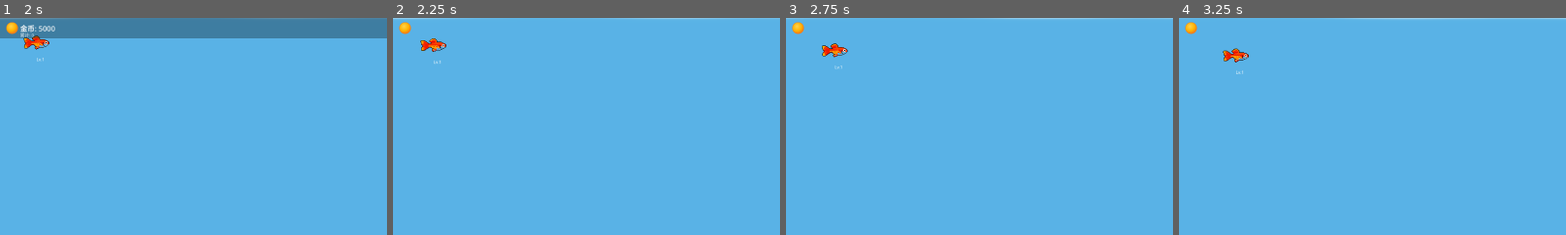
Above: before the commit, frames 1-4 (left to right).
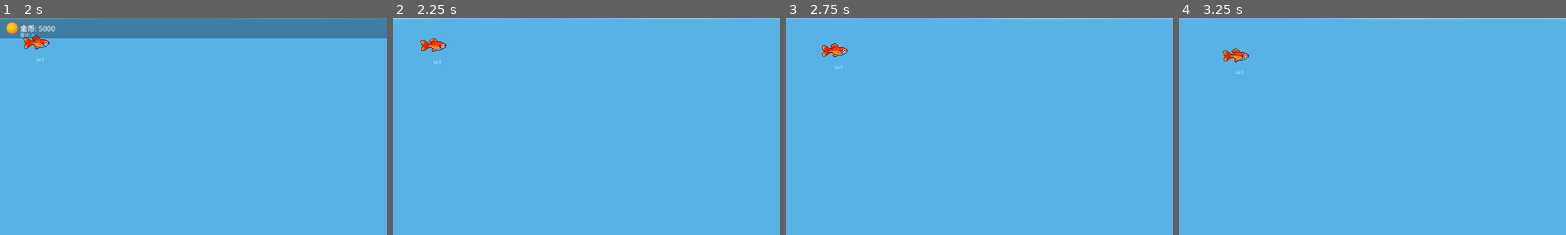
Above: after the commit, the same moments.

Repository: ZhanXuzhao/Deskquarium
Game: Godot game, scene res://main.tscn
Two runs of this game, one before a commit and one after it. Both use one fixed random seed, a clock stepped at 60 frames per second and the inputs below.
Inputs (mouse positions are % of the whole screen's width and height, from its top left):
- Up to frame 1 (2 s): click "菜单" at 0.5 s; click "商店" at 1.25 s
- Up to frame 2 (2.25 s): click "壁纸" at 2 s
- Up to frame 3 (2.75 s): no input
- Up to frame 4 (3.25 s): tap Enter at 2.75 s; drag from (6, 7) to (60, 28) at 2.77 s
The pictures show only the part of the screen within x 0-50%, y 0-50%; the shares and areas given below are measured in that part.

Frame 1 is identical in both runs. In frame 2, 0.1% of the frame differs, in the area x 1-5%, y 1-8%; in frame 3, 0.1%; in frame 4, 0.1%.

Commit message:
refactor: 添加 UIContainer 父容器，简化 tiny 模式 UI 隐藏逻辑

Diff:
--- a/scripts/main.gd
+++ b/scripts/main.gd
@@ -10,6 +10,8 @@
 
 var _bg_layer: CanvasLayer = null
 var _bg_rect: ColorRect = null
+
+var _ui_container: Node2D
 
 var shop_panel_open: bool = false
 var _selected_fish: Fish = null
@@ -379,14 +381,19 @@
 	ui.name = "UI"
 	add_child(ui)
 
+	var container := Node2D.new()
+	container.name = "UIContainer"
+	ui.add_child(container)
+	_ui_container = container
+
 	var view_size := get_viewport_rect().size
 
-	_build_hud(ui, view_size)
-	_build_shop_panel(ui, view_size)
-	_build_side_menu(ui, view_size)
-	_build_fish_info_panel(ui, view_size)
-	_build_game_menu(ui, view_size)
-	_build_timescale_label(ui, view_size)
+	_build_hud(container, view_size)
+	_build_shop_panel(container, view_size)
+	_build_side_menu(container, view_size)
+	_build_fish_info_panel(container, view_size)
+	_build_game_menu(container, view_size)
+	_build_timescale_label(container, view_size)
 
 
 func _update_fish_count_display(_fish: Node2D = null, _price: int = 0) -> void:
@@ -395,23 +402,22 @@
 
 
 func _update_ui_positions() -> void:
-	var ui := get_node_or_null("UI") as CanvasLayer
-	if ui == null:
+	if not is_instance_valid(_ui_container):
 		return
 
 	var view_size := get_viewport_rect().size
 
 	# HUD
-	var hud_bg := ui.get_node_or_null("HUDBg") as ColorRect
+	var hud_bg := _ui_container.get_node_or_null("HUDBg") as ColorRect
 	if hud_bg:
 		hud_bg.size = Vector2(view_size.x, 50)
 
-	var fish_count_label := ui.get_node_or_null("FishCountLabel") as Label
+	var fish_count_label := _ui_container.get_node_or_null("FishCountLabel") as Label
 	if fish_count_label:
 		fish_count_label.position = Vector2(view_size.x - 150, 15)
 
 	# Side menu
-	for child in ui.get_children():
+	for child in _ui_container.get_children():
 		if child is Button and child.name.begins_with("Btn_"):
 			var action := child.name.trim_prefix("Btn_")
 			var buttons := [
@@ -435,19 +441,19 @@
 					break
 
 	# Shop panel
-	var shop_bg := ui.get_node_or_null("ShopBg") as ColorRect
+	var shop_bg := _ui_container.get_node_or_null("ShopBg") as ColorRect
 	if shop_bg:
 		shop_bg.size = view_size
 		shop_bg.position = Vector2.ZERO
 
-	var shop_panel := ui.get_node_or_null("ShopPanel") as Panel
+	var shop_panel := _ui_container.get_node_or_null("ShopPanel") as Panel
 	if shop_panel:
 		shop_panel.position = Vector2(view_size.x / 2 - 250, view_size.y / 2 - 210)
 
 	_update_fish_info_panel_position()
 
 	# Menu button
-	var menu_btn := ui.get_node_or_null("MenuBtn") as Button
+	var menu_btn := _ui_container.get_node_or_null("MenuBtn") as Button
 	if menu_btn:
 		menu_btn.position = Vector2(view_size.x - 60, 12)
 
@@ -463,19 +469,19 @@
 		_timescale_label.position = Vector2(view_size.x - 280, 15)
 
 
-func _build_hud(ui: CanvasLayer, view_size: Vector2) -> void:
+func _build_hud(parent: Node, view_size: Vector2) -> void:
 	var bg := ColorRect.new()
 	bg.name = "HUDBg"
 	bg.color = Color(0, 0, 0, 0.3)
 	bg.size = Vector2(view_size.x, 50)
 	bg.position = Vector2.ZERO
-	ui.add_child(bg)
+	parent.add_child(bg)
 
 	var coin_icon := Sprite2D.new()
 	coin_icon.texture = load("res://assets/ui/ui_coin.svg")
 	coin_icon.scale = Vector2(0.5, 0.5)
 	coin_icon.position = Vector2(30, 25)
-	ui.add_child(coin_icon)
+	parent.add_child(coin_icon)
 
 	_coin_label = Label.new()
 	_coin_label.name = "CoinLabel"
@@ -483,7 +489,7 @@
 	_coin_label.position = Vector2(50, 12)
 	_coin_label.add_theme_font_size_override("font_size", 18)
 	_coin_label.modulate = Color(1, 1, 1, 0.9)
-	ui.add_child(_coin_label)
+	parent.add_child(_coin_label)
 	Global.coins_changed.connect(func(amount: int):
 		if is_instance_valid(_coin_label):
 			_coin_label.text = "金币: %d" % amount
@@ -495,7 +501,7 @@
 	_earned_label.position = Vector2(50, 34)
 	_earned_label.add_theme_font_size_override("font_size", 11)
 	_earned_label.modulate = Color(1, 1, 1, 0.6)
-	ui.add_child(_earned_label)
+	parent.add_child(_earned_label)
 	Global.total_earned_changed.connect(func(amount: int):
 		if is_instance_valid(_earned_label):
 			_earned_label.text = "累计: %d" % amount
@@ -507,7 +513,7 @@
 	_fish_count_label.position = Vector2(view_size.x - 150, 15)
 	_fish_count_label.add_theme_font_size_override("font_size", 16)
 	_fish_count_label.modulate = Color(1, 1, 1, 0.9)
-	ui.add_child(_fish_count_label)
+	parent.add_child(_fish_count_label)
 
 	Global.fish_added.connect(_update_fish_count_display)
 	Global.fish_sold.connect(_update_fish_count_display)
@@ -520,11 +526,11 @@
 	menu_btn.position = Vector2(view_size.x - 60, 12)
 	menu_btn.size = Vector2(50, 26)
 	menu_btn.add_theme_font_size_override("font_size", 12)
-	ui.add_child(menu_btn)
+	parent.add_child(menu_btn)
 	menu_btn.pressed.connect(_toggle_game_menu)
 
 
-func _build_shop_panel(ui: CanvasLayer, view_size: Vector2) -> void:
+func _build_shop_panel(parent: Node, view_size: Vector2) -> void:
 	var shop_bg := ColorRect.new()
 	shop_bg.name = "ShopBg"
 	shop_bg.color = Color(0, 0, 0, 0.5)
@@ -532,14 +538,14 @@
 	shop_bg.position = Vector2.ZERO
 	shop_bg.visible = false
 	shop_bg.mouse_filter = Control.MOUSE_FILTER_STOP
-	ui.add_child(shop_bg)
+	parent.add_child(shop_bg)
 
 	var shop_panel := Panel.new()
 	shop_panel.name = "ShopPanel"
 	shop_panel.size = Vector2(1000, 840)
 	shop_panel.position = Vector2(view_size.x / 2 - 500, view_size.y / 2 - 420)
 	shop_panel.visible = false
-	ui.add_child(shop_panel)
+	parent.add_child(shop_panel)
 
 	var shop_title := Label.new()
 	shop_title.text = "商店"
@@ -598,7 +604,7 @@
 	tab_container.add_child(equip_tab)
 
 
-func _build_side_menu(ui: CanvasLayer, view_size: Vector2) -> void:
+func _build_side_menu(parent: Node, view_size: Vector2) -> void:
 	var buttons := [
 		{"text": "商店", "icon": "res://assets/ui/ui_shop.svg", "action": "shop"},
 		{"text": "喂食", "icon": "res://assets/ui/ui_food.svg", "action": "feed"},
@@ -627,7 +633,7 @@
 		btn.position = Vector2(btn_x, btn_y)
 		btn.size = Vector2(btn_width, btn_height)
 		btn.add_theme_font_size_override("font_size", 10)
-		ui.add_child(btn)
+		parent.add_child(btn)
 
 		if data.icon.is_empty():
 			# 壁纸按钮无图标，仅文字
@@ -703,9 +709,8 @@
 	if _wallpaper_mode:
 		_exit_wallpaper_mode()
 		# 找到 tiny 按钮重置颜色
-		var ui := get_node_or_null("UI") as CanvasLayer
-		if ui:
-			var wallpaper_btn := ui.get_node_or_null("Btn_wallpaper") as Button
+		if is_instance_valid(_ui_container):
+			var wallpaper_btn := _ui_container.get_node_or_null("Btn_wallpaper") as Button
 			if wallpaper_btn:
 				wallpaper_btn.modulate = Color(1, 1, 1, 1)
 
@@ -749,24 +754,17 @@
 
 
 func _hide_all_ui() -> void:
-	var ui := get_node_or_null("UI") as CanvasLayer
-	if ui == null:
-		return
-	for child in ui.get_children():
-		if child is Button or child is Label or child is ColorRect or child is Panel:
-			child.visible = false
+	if is_instance_valid(_ui_container):
+		_ui_container.visible = false
 
 
 func _show_all_ui() -> void:
-	var ui := get_node_or_null("UI") as CanvasLayer
-	if ui == null:
-		return
-	for child in ui.get_children():
-		if child is Button or child is Label or child is ColorRect or child is Panel:
-			child.visible = true
+	if not is_instance_valid(_ui_container):
+		return
+	_ui_container.visible = true
 	# 按当前状态隐藏不应显示的面板
-	var shop_bg := ui.get_node_or_null("ShopBg") as ColorRect
-	var shop_panel_node := ui.get_node_or_null("ShopPanel") as Panel
+	var shop_bg := _ui_container.get_node_or_null("ShopBg") as ColorRect
+	var shop_panel_node := _ui_container.get_node_or_null("ShopPanel") as Panel
 	if shop_bg:
 		shop_bg.visible = shop_panel_open
 	if shop_panel_node:
@@ -777,10 +775,6 @@
 		_game_menu_panel.visible = _menu_open
 	if _game_menu_bg:
 		_game_menu_bg.visible = _menu_open
-	# 隐藏 Tiny 退出弹窗（如果有残留）
-	var popup := ui.get_node_or_null("TinyExitPopup") as Panel
-	if popup:
-		popup.visible = false
 
 
 func _show_tiny_exit_popup() -> void:
@@ -914,18 +908,16 @@
 
 
 func _on_tiny_exit_pressed() -> void:
-	var ui := get_node_or_null("UI") as CanvasLayer
-	if ui:
-		var tiny_btn := ui.get_node_or_null("Btn_tiny") as Button
+	if is_instance_valid(_ui_container):
+		var tiny_btn := _ui_container.get_node_or_null("Btn_tiny") as Button
 		if tiny_btn:
 			_exit_tiny_mode()
 			tiny_btn.modulate = Color(1, 1, 1, 1)
 
 
 func _on_wallpaper_exit_pressed() -> void:
-	var ui := get_node_or_null("UI") as CanvasLayer
-	if ui:
-		var wp_btn := ui.get_node_or_null("Btn_wallpaper") as Button
+	if is_instance_valid(_ui_container):
+		var wp_btn := _ui_container.get_node_or_null("Btn_wallpaper") as Button
 		if wp_btn:
 			_exit_wallpaper_mode()
 			wp_btn.modulate = Color(1, 1, 1, 1)
@@ -948,9 +940,8 @@
 
 	# 退出 tiny 模式（如果已激活）
 	if _tiny_mode:
-		var ui := get_node_or_null("UI") as CanvasLayer
-		if ui:
-			var tiny_btn := ui.get_node_or_null("Btn_tiny") as Button
+		if is_instance_valid(_ui_container):
+			var tiny_btn := _ui_container.get_node_or_null("Btn_tiny") as Button
 			if tiny_btn:
 				_exit_tiny_mode()
 				tiny_btn.modulate = Color(1, 1, 1, 1)
@@ -1060,9 +1051,9 @@
 	if Global.decoration_placement_active:
 		return
 	shop_panel_open = not shop_panel_open
-	var ui := get_node("UI")
-	ui.get_node("ShopBg").visible = shop_panel_open
-	ui.get_node("ShopPanel").visible = shop_panel_open
+	if is_instance_valid(_ui_container):
+		_ui_container.get_node("ShopBg").visible = shop_panel_open
+		_ui_container.get_node("ShopPanel").visible = shop_panel_open
 
 	if shop_panel_open:
 		_refresh_shop_ui()
@@ -1524,12 +1515,12 @@
 
 # ── Fish Info Panel ──────────────────────────────────────────────────────
 
-func _build_fish_info_panel(ui: CanvasLayer, _view_size: Vector2) -> void:
+func _build_fish_info_panel(parent: Node, _view_size: Vector2) -> void:
 	_fish_info_panel = Panel.new()
 	_fish_info_panel.name = "FishInfoPanel"
 	_fish_info_panel.size = Vector2(280, 180)
 	_fish_info_panel.visible = false
-	ui.add_child(_fish_info_panel)
+	parent.add_child(_fish_info_panel)
 
 	var margin := 8
 	var line_h := 20
@@ -1746,7 +1737,8 @@
 
 func _open_auto_buy_settings() -> void:
 	# 弹出自动买鱼设置界面
-	var ui := get_node("UI")
+	if not is_instance_valid(_ui_container):
+		return
 
 	# 创建背景遮罩
 	var bg := ColorRect.new()
@@ -1760,13 +1752,13 @@
 		if event is InputEventMouseButton and event.pressed and event.button_index == MOUSE_BUTTON_LEFT:
 			_close_auto_buy_settings()
 	)
-	ui.add_child(bg)
+	_ui_container.add_child(bg)
 
 	var panel := Panel.new()
 	panel.name = "AutoBuySettings"
 	panel.size = Vector2(400, 300)
 	panel.position = Vector2(get_viewport_rect().size.x / 2 - 200, get_viewport_rect().size.y / 2 - 150)
-	ui.add_child(panel)
+	_ui_container.add_child(panel)
 	_auto_buy_settings_panel = panel
 
 	var title := Label.new()
@@ -1857,12 +1849,11 @@
 
 
 func _close_auto_buy_settings() -> void:
-	var ui := get_node_or_null("UI") as CanvasLayer
-	if ui:
-		var bg := ui.get_node_or_null("AutoBuySettingsBg")
+	if is_instance_valid(_ui_container):
+		var bg := _ui_container.get_node_or_null("AutoBuySettingsBg")
 		if bg:
 			bg.queue_free()
-		var panel := ui.get_node_or_null("AutoBuySettings")
+		var panel := _ui_container.get_node_or_null("AutoBuySettings")
 		if panel:
 			panel.queue_free()
 	_auto_buy_settings_panel = null
@@ -1973,7 +1964,7 @@
 
 # ── Game Menu ───────────────────────────────────────────────────────────
 
-func _build_game_menu(ui: CanvasLayer, view_size: Vector2) -> void:
+func _build_game_menu(parent: Node, view_size: Vector2) -> void:
 	_game_menu_bg = ColorRect.new()
 	_game_menu_bg.name = "GameMenuBg"
 	_game_menu_bg.color = Color(0, 0, 0, 0.4)
@@ -1981,7 +1972,7 @@
 	_game_menu_bg.position = Vector2.ZERO
 	_game_menu_bg.visible = false
 	_game_menu_bg.mouse_filter = Control.MOUSE_FILTER_STOP
-	ui.add_child(_game_menu_bg)
+	parent.add_child(_game_menu_bg)
 	# Clicking bg closes menu
 	_game_menu_bg.gui_input.connect(_on_menu_bg_input)
 
@@ -1990,7 +1981,7 @@
 	_game_menu_panel.size = Vector2(220, 160)
 	_game_menu_panel.position = Vector2(view_size.x / 2 - 110, view_size.y / 2 - 80)
 	_game_menu_panel.visible = false
-	ui.add_child(_game_menu_panel)
+	parent.add_child(_game_menu_panel)
 
 	var title := Label.new()
 	title.text = "游戏菜单"
@@ -2043,14 +2034,14 @@
 
 # ── Timescale ────────────────────────────────────────────────────────────
 
-func _build_timescale_label(ui: CanvasLayer, view_size: Vector2) -> void:
+func _build_timescale_label(parent: Node, view_size: Vector2) -> void:
 	_timescale_label = Label.new()
 	_timescale_label.name = "TimescaleLabel"
 	_timescale_label.text = "x%.1f" % Engine.time_scale
 	_timescale_label.position = Vector2(view_size.x - 280, 15)
 	_timescale_label.add_theme_font_size_override("font_size", 16)
 	_timescale_label.modulate = Color(1, 1, 1, 0.9)
-	ui.add_child(_timescale_label)
+	parent.add_child(_timescale_label)
 
 	Global.game_loaded.connect(func():
 		if is_instance_valid(_timescale_label):
